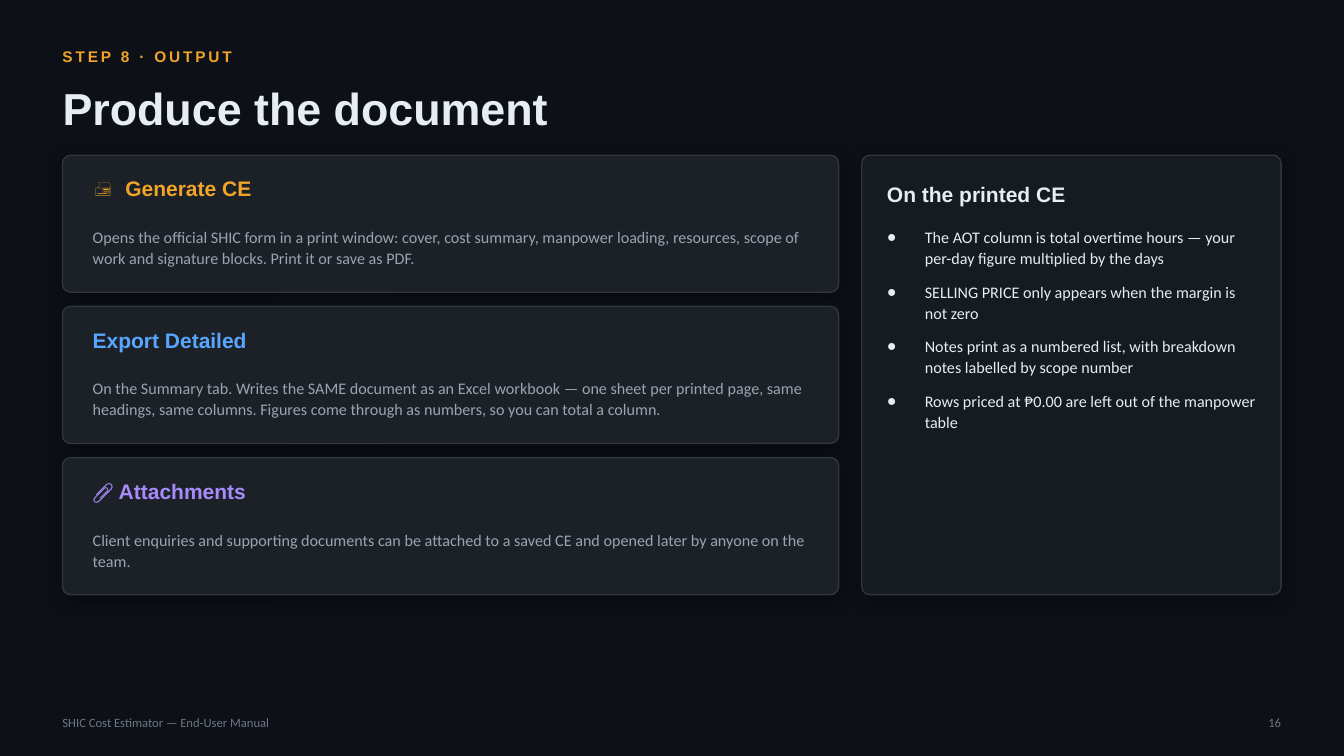
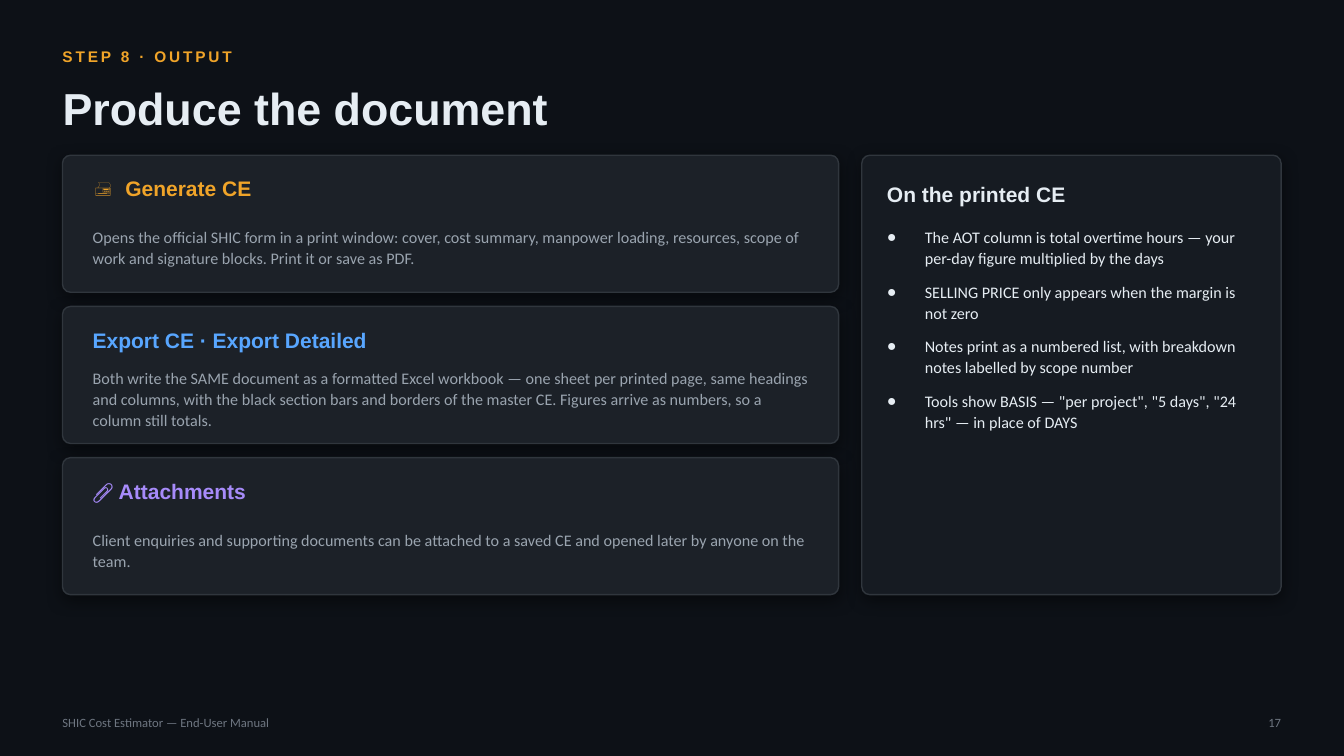
Before and after one commit to SYNERCORE/CostEstimation, a slide deck: slide 17 of docs/SHIC-Cost-Estimator-User-Manual.pptx (slide 16 before the commit). Drawn at 1344x756 pixels with LibreOffice and Linux fonts; fonts in the diff are those of the drawing. Boxes give left, top, right and bottom in pixels: in the first picture for what was removed or moved away, otherwise in the second. Text is boxed around its words. In the diff, an @@ line names an element or a change of style, - is before the commit and + after.

```diff
--- a/docs/SHIC-Cost-Estimator-User-Manual.pptx
+++ b/docs/SHIC-Cost-Estimator-User-Manual.pptx
@@ text at (x1=93, y1=332, x2=367, y2=352): text changed @@
-Export Detailed
+Export CE · Export Detailed
@@ text at (x1=93, y1=373, x2=808, y2=426): text changed @@
-On the Summary tab. Writes the SAME document as an Excel workbook — one sheet per printed page, same headings, same columns. Figures come through as numbers, so you can total a column.
+Both write the SAME document as a formatted Excel workbook — one sheet per printed page, same headings and columns, with the black section bars and borders of the master CE. Figures arrive as numbers, so a column still totals.
@@ text at (x1=925, y1=396, x2=1236, y2=431): text changed @@
-● Rows priced at ₱0.00 are left out of the manpower table
+● Tools show BASIS — "per project", "5 days", "24 hrs" — in place of DAYS
@@ text at (x1=1268, y1=719, x2=1281, y2=727): text changed @@
-16
+17
```
Also in this commit, not shown: 10 other slides changed, 1 slide added.
